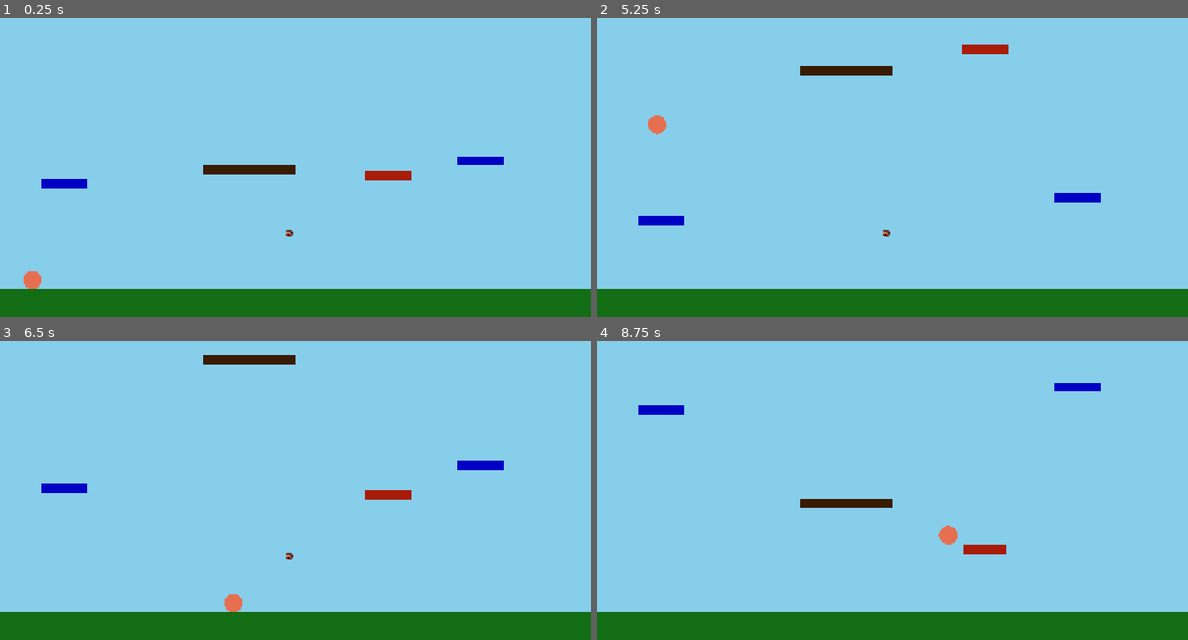
Above: before the commit, frames 1-4 (two rows, left to right).
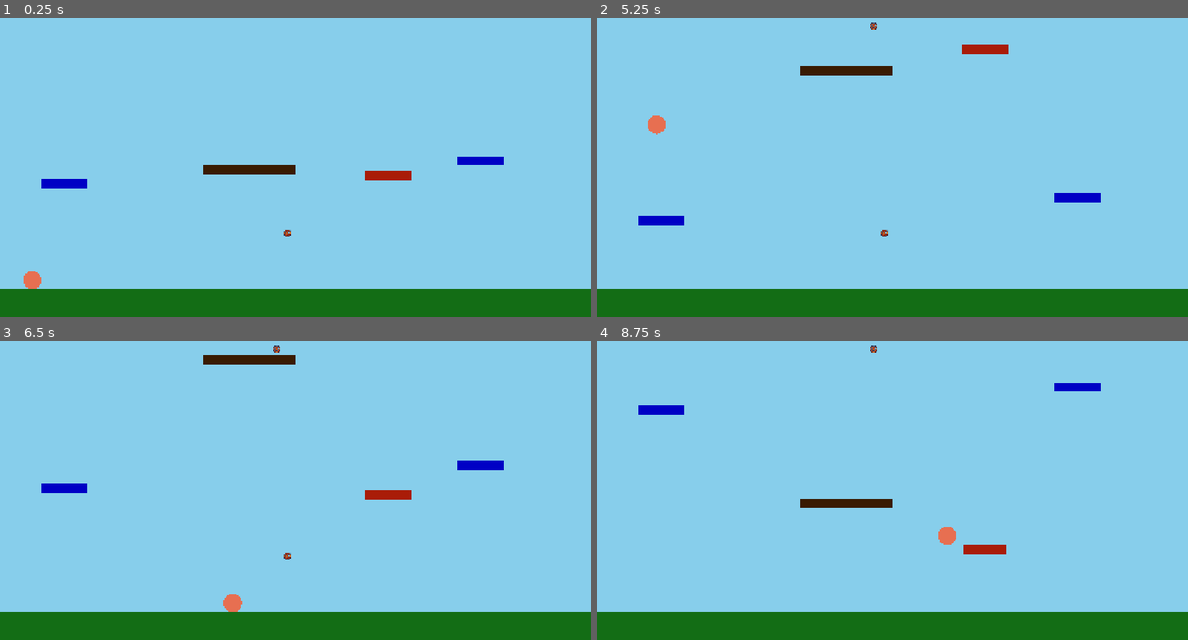
Above: after the commit, the same moments.

Repository: tjrink/WindPrototype
Game: Godot game, scene res://main_scene.tscn
Two runs of this game, one before a commit and one after it. Both use one fixed random seed, a clock stepped at 60 frames per second and the inputs below.
Inputs:
- Up to frame 1 (0.25 s): no input
- Up to frame 2 (5.25 s): tap Enter (ui_accept) at 0.5, 0.77, 1.52, 3.02, 3.77, 4.52 s; hold Right (ui_right) 0.53-2.03 s; hold Left (ui_left) 2.03-4.28 s; hold Right (ui_right) from 4.28 s (still down)
- Up to frame 3 (6.5 s): keep holding Right (ui_right); tap Enter (ui_accept) at 6.02 s
- Up to frame 4 (8.75 s): tap Enter (ui_accept) at 6.77, 7.52 s; release Right (ui_right) at 8.03 s; hold Left (ui_left) from 8.03 s (still down)

The runs differ from the first frame. In frame 1, less than 0.1% of the frame differs, in the area x 6-50%, y 70-87%; in frame 2, less than 0.1%; in frame 3, less than 0.1%, in the area x 37-50%, y 1-91%; in frame 4, less than 0.1%.

Commit message:
Added random wind generation.

Diff:
--- a/Spawners/token_spawner.gd
+++ b/Spawners/token_spawner.gd
@@ -3,15 +3,25 @@
 # Preload the platform scene template for efficient instancing
 const TOKEN_SCENE = preload("res://token.tscn")
 
-const MIN_X: float = -500.0
-const MAX_X: float = 500.0
+const MIN_X: float = -650.0
+const MAX_X: float = 650.0
 const MIN_Y: float = -300.0
 const MAX_Y: float = 200.0
+
+var ctr: float = 0.0
+const thresh: float = 5.0
 
 
 func _ready() -> void:
 	# Use call_deferred to ensure scene tree is fully ready
 	call_deferred("spawn_token")
+
+func _process(delta: float) -> void:
+	ctr+=delta
+
+	if ctr > thresh:
+		spawn_token()
+		ctr = 0.0
 
 #Loops through all platforms listed in the PLATFORM_DATA const and makes a platform with the specifications
 func spawn_token():
--- a/Token.gd
+++ b/Token.gd
@@ -30,10 +30,12 @@
 
 
 func _on_body_entered(body: Node2D) -> void:
+	#Adds 1 to game_score if player enters token
 	if body.is_in_group("player"):
 		game_score+=1
 		print(game_score)
 
 func _on_body_exited(body: Node2D) -> void:
+	#Eliminates token when player exits
 	if body.is_in_group("player"):
 		queue_free()
--- a/Wind.gd
+++ b/Wind.gd
@@ -1,15 +1,63 @@
 extends Node
 
+
+const MIN_Y: float = -350.0
+const MAX_Y: float = 300
+
+const MIN_X: float = -650
+const MAX_X: float = 650
+
+
 # Define the wind tranches: [Max Y (bottom of tranche), Wind Speed]
-const WIND_TRANCHES = [
-	[150.0, 80.0],
-	[350.0, 40.0],
-	[600.0, 10.0],
-]
+var WIND_TRANCHES_HORIZONTAL = []
+var WIND_TRANCHES_VERTICAL = []
+func _ready() -> void:
+	generate_tranches()
+
+
+
+func generate_tranches():
+	randomize()
+
+	#Sets the base wind speed
+	#The higher the absolute value of the wind, the stronger it blows
+	#Negative wind blows left, positive to the right
+	var base_wind = randf_range(-20, 20) #Sets a base wind value
+
+	#Performs base tranche generation
+	#Each generation uses the following pattern:
+	#Index is set at the lowest possible value
+	#Generates a random breaking point between the index and maximum value
+	#Makes a small change to the base wind and resets the base wind and index values
+	#Repeats until past maximum value
+	generate_horizontal_tranches(base_wind)
+	generate_vertical_tranches(base_wind)
+
+
+func generate_horizontal_tranches(base_wind):
+
+	var idx_horizontal = MIN_Y
+
+	while idx_horizontal < MAX_Y:
+		var tranche_start = randf_range(idx_horizontal + 20, MAX_Y)
+		base_wind+=randf_range(-3, 3)
+		WIND_TRANCHES_HORIZONTAL.append([tranche_start, base_wind])
+
+		idx_horizontal = tranche_start
+
+func generate_vertical_tranches(base_wind):
+	var idx_vertical = MIN_X
+
+	while idx_vertical < MAX_X:
+		var tranche_start = randf_range(idx_vertical + 20, MAX_X)
+		base_wind+=randf_range(-3, 3)
+		WIND_TRANCHES_VERTICAL.append([tranche_start, base_wind])
+
+		idx_vertical = tranche_start
 
 #Returns the wind speed at given y position
 func get_wind_speed_at_y(y_position: float) -> float:
-	for tranche in WIND_TRANCHES:
+	for tranche in WIND_TRANCHES_HORIZONTAL:
 		var max_y = tranche[0]
 		var speed = tranche[1]
 
--- a/main_scene.tscn
+++ b/main_scene.tscn
@@ -1,9 +1,10 @@
-[gd_scene load_steps=6 format=3 uid="uid://0r11mqgi8vn5"]
+[gd_scene load_steps=7 format=3 uid="uid://0r11mqgi8vn5"]
 
 [ext_resource type="PackedScene" uid="uid://c7c0jvb7jhp1i" path="res://Spawners/cloud_spawner.tscn" id="1_2c62f"]
 [ext_resource type="PackedScene" uid="uid://b7q5rwvsk8nfp" path="res://Spawners/platform_spawner.tscn" id="2_gyfs4"]
 [ext_resource type="PackedScene" uid="uid://boee26h6hv02k" path="res://player.tscn" id="3_gyfs4"]
 [ext_resource type="Script" uid="uid://bv2q3rfo8o35y" path="res://Spawners/token_spawner.gd" id="4_d5x1h"]
+[ext_resource type="PackedScene" uid="uid://duis0iioy3w7p" path="res://wind.tscn" id="5_hq1ik"]
 
 [sub_resource type="RectangleShape2D" id="RectangleShape2D_2c62f"]
 size = Vector2(3000, 60)
@@ -43,7 +44,9 @@
 
 [node name="PlatformSpawner" parent="World" instance=ExtResource("2_gyfs4")]
 
-[node name="TokenSpawner" type="Node" parent="."]
+[node name="TokenSpawner" type="Node" parent="World"]
 script = ExtResource("4_d5x1h")
 
+[node name="Wind" parent="World" instance=ExtResource("5_hq1ik")]
+
 [node name="Camera" type="Camera2D" parent="."]
--- a/player.gd
+++ b/player.gd
@@ -42,6 +42,7 @@
 
 	#Gets and applies wind force
 	var wind_force = Wind.get_wind_speed_at_y(position.y)
+	print(wind_force)
 	velocity.x += (wind_force * AIR_DRAG_FACTOR) * delta
 
 	#Move player
--- /dev/null
+++ b/wind.tscn
@@ -0,0 +1,3 @@
+[gd_scene format=3 uid="uid://duis0iioy3w7p"]
+
+[node name="Wind" type="Node"]
